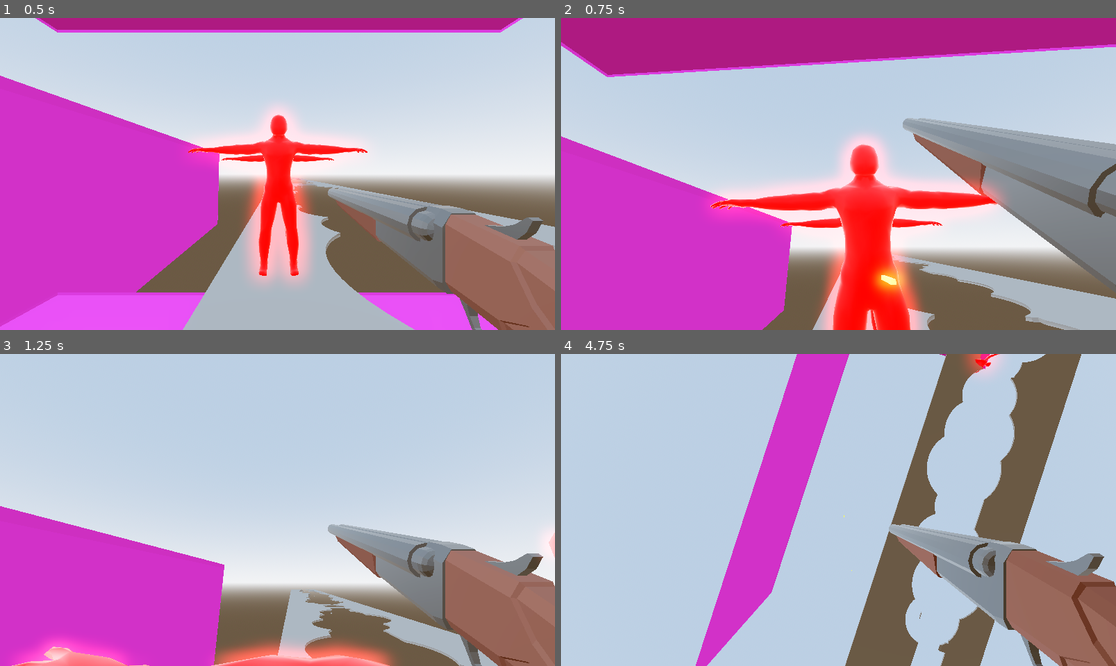
Above: before the commit, frames 1-4 (two rows, left to right).
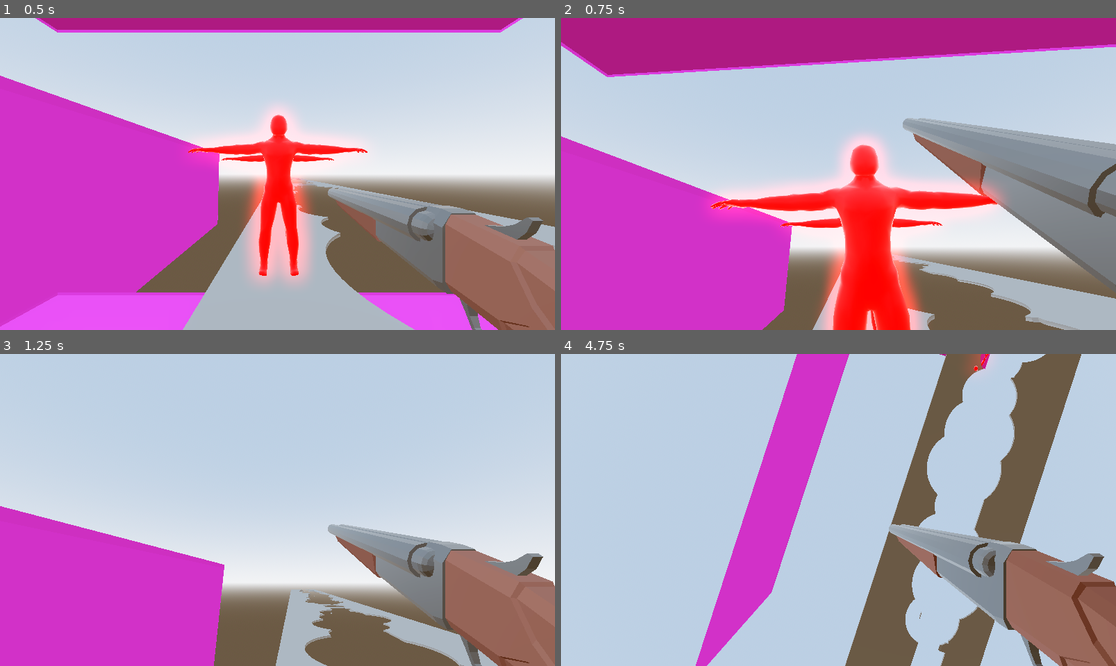
Above: after the commit, the same moments.

Repository: Games4Doritos/UWAGameJam2
Game: Godot game, scene res://Scenes/world.tscn
The game is run twice, just before and just after one commit, with the same random seed, the same clock (stepped at 60 frames per second) and the same inputs. This scene is started directly instead of the project's main scene.
Inputs (mouse positions are in pixels of both pictures, inside the frame that each line leads up to):
- Up to frame 1 (0.5 s): no input
- Up to frame 2 (0.75 s): move the mouse to (832, 180) at 0.52 s; hold W (forward) from 0.53 s (still down); hold Shift (run) from 0.53 s (still down); click (832, 180) at 0.67 s
- Up to frame 3 (1.25 s): keep holding W (forward); keep holding Shift (run); tap Space (jump) at 0.77 s
- Up to frame 4 (4.75 s): move the mouse to (877, 513) at 1.27 s; release Shift (run) at 1.28 s; click (877, 513) at 1.35 s; tap Space (jump) at 1.52, 3.02, 3.77, 4.52 s; move the mouse to (794, 506) at 2.02 s; hold Shift (run) 2.03-2.78 s; move the mouse to (844, 510) at 2.77 s; release W (forward) at 2.78 s; hold A (left) 2.78-3.53 s; click (844, 510) at 2.85 s; move the mouse to (816, 503) at 3.52 s; hold Shift (run) 3.53-4.28 s; hold W (forward) from 3.53 s (still down); move the mouse to (866, 510) at 4.27 s; click (866, 510) at 4.35 s

Frame 1 is identical in both runs. In frame 2, 0.8% of the frame differs, in the area x 26-79%, y 40-100%; in frame 3, 3.7%, in the area x 2-100%, y 57-100%; in frame 4, 0.3%.

Commit message:
fix: Electric ball sound stop
# Problem
Electric ball sound stopped after playing for some time.

#Solution
Turn sound looping on for electric ball.

Diff:
--- a/Scenes/electric_ball.tscn
+++ b/Scenes/electric_ball.tscn
@@ -253,5 +253,6 @@
 stream = ExtResource("6_pc6ia")
 volume_db = -2.0
 autoplay = true
+parameters/looping = false
 
 [connection signal="body_entered" from="." to="." method="_on_body_entered"]
--- a/Scripts/bullet.gd
+++ b/Scripts/bullet.gd
@@ -4,7 +4,7 @@
 @onready var raycast = $RayCast3D
 @onready var particles = $GPUParticles3D
 
-const SPEED = 40.0
+const SPEED = 200.0
 
 # Called when the node enters the scene tree for the first time.
 func _ready() -> void:
